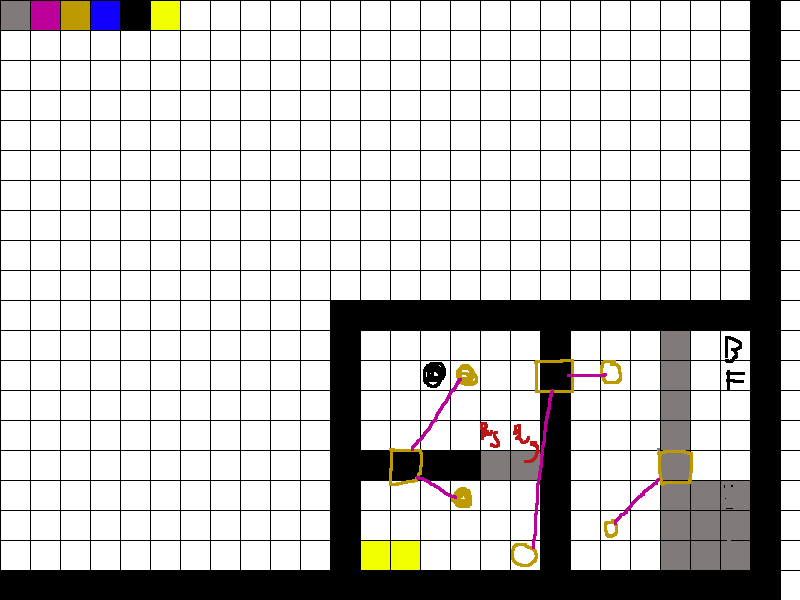
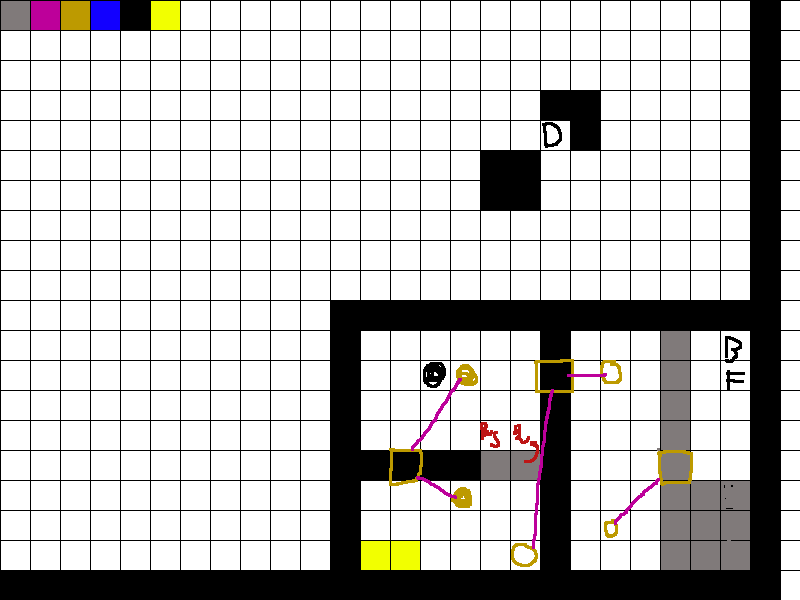
Layer changes from the first 800×600 image to the second:
painted on "grid.png" over [481, 91, 600, 210]
